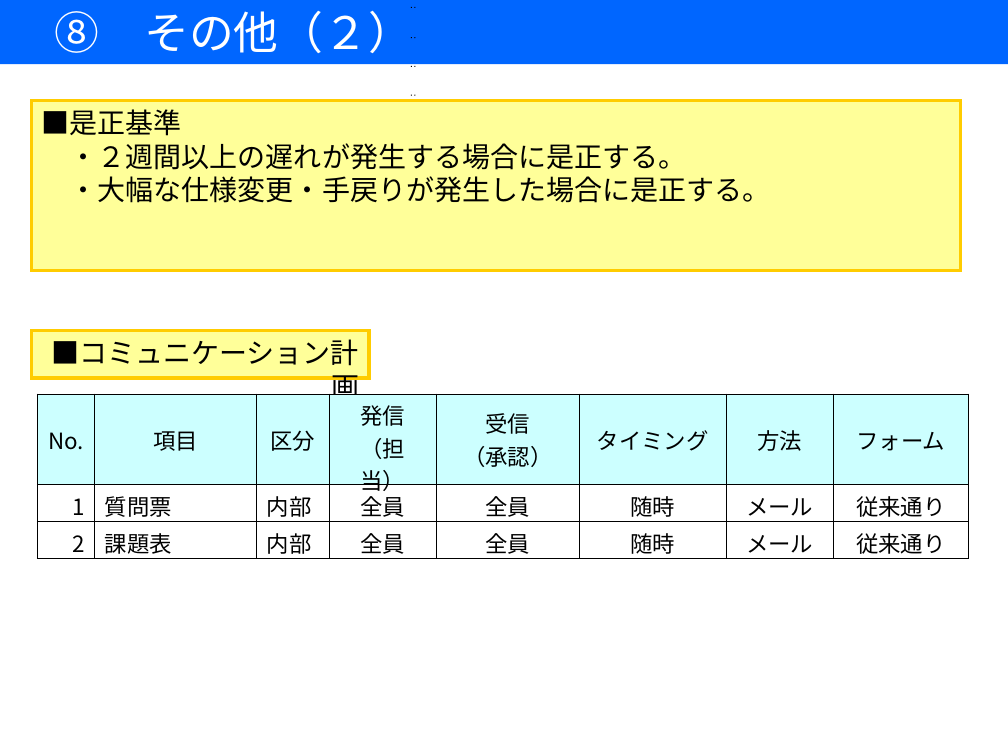
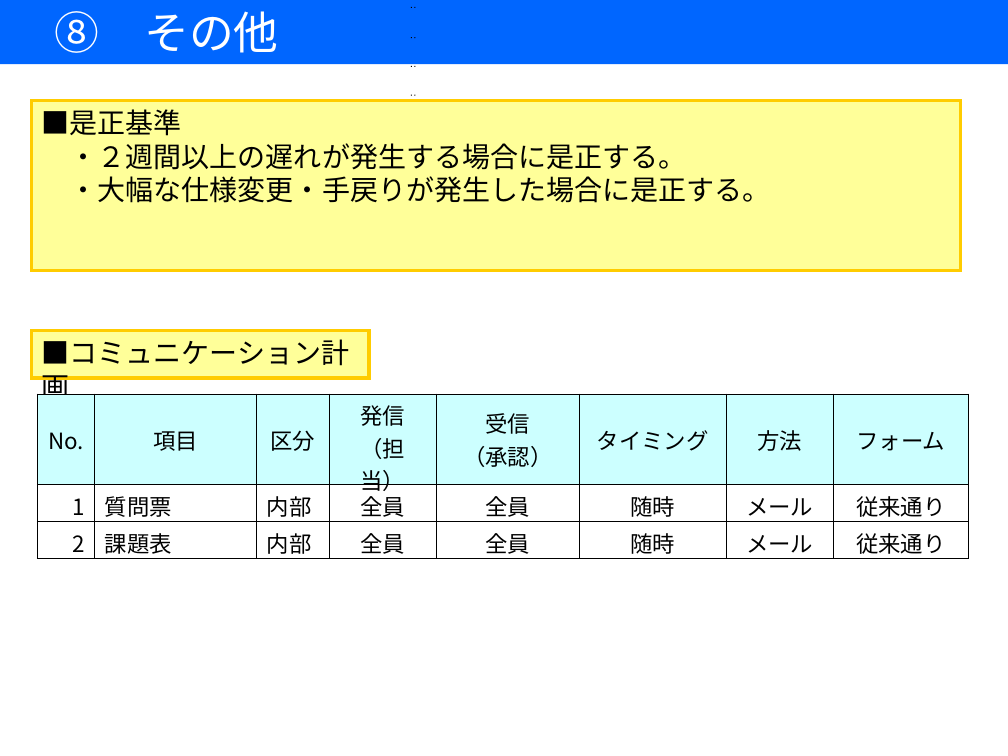
Before and after one commit to 7057547/RemoteMonitoringSystem, a slide deck: slide 16 of DOC/05作成資料/00開発計画書/【遠隔監視システム開発】開発計画書.ppt. Drawn at 1008x756 pixels with LibreOffice and Linux fonts; fonts in the diff are those of the drawing. Boxes give left, top, right and bottom in pixels: in the first picture for what was removed or moved away, otherwise in the second. Text is boxed around its words. In the diff, an @@ line names an element or a change of style, - is before the commit and + after.

```diff
--- a/DOC/05作成資料/00開発計画書/【遠隔監視システム開発】開発計画書.ppt
+++ b/DOC/05作成資料/00開発計画書/【遠隔監視システム開発】開発計画書.ppt
@@ text in rectangle at [55,11,278,53]: text changed @@
-⑧ その他（２）
+⑧ その他
@@ rounded rectangle "■コミュニケーション計画" at [31,331,369,378]: alignment right to left @@
```
Also in this commit, not shown: 2 other slides changed.
